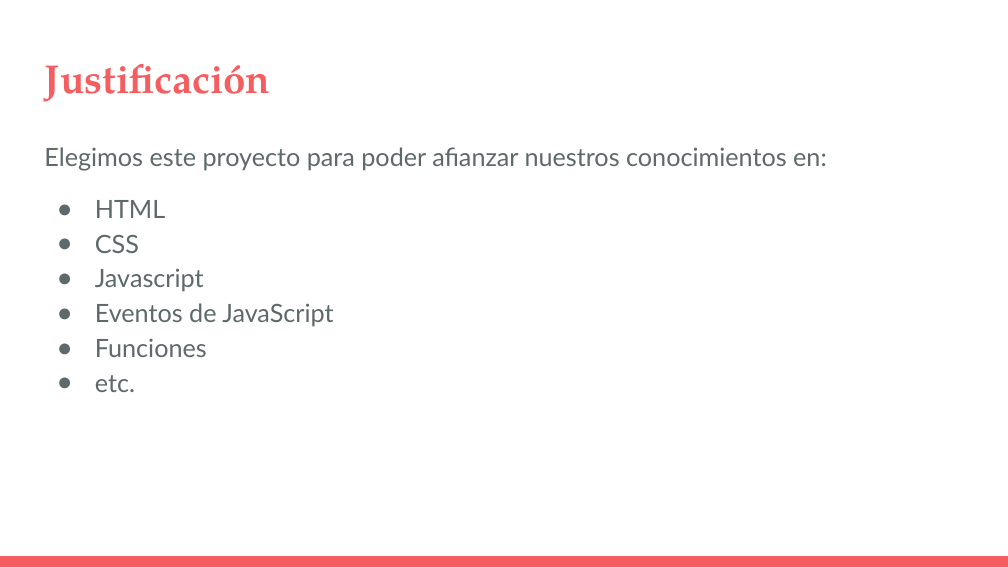
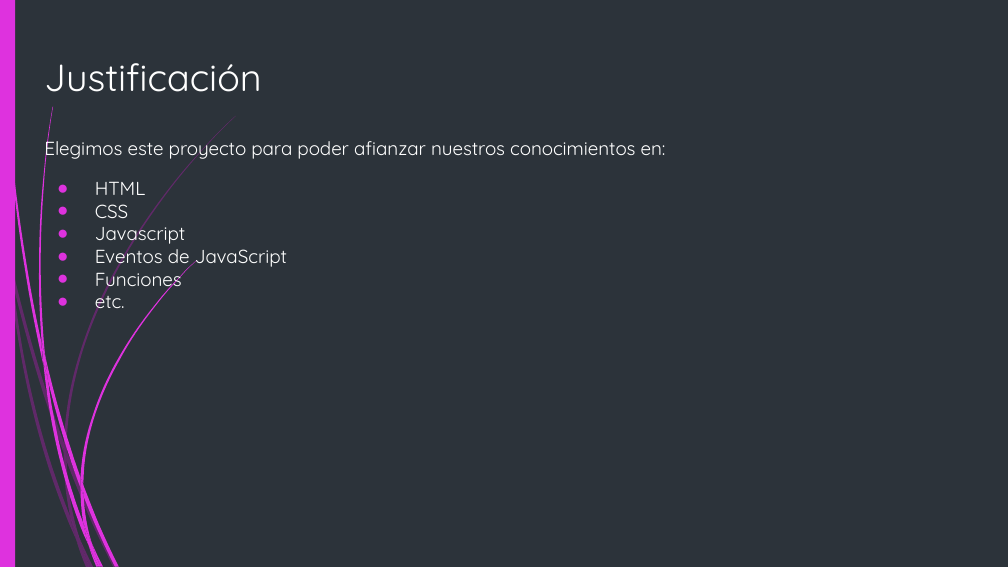
Before and after one commit to G4BOs/PyGDelicias, a slide deck: slide 3 of Presentacion/Presentación - Proyecto Final (1).pptx. Drawn at 1008x567 pixels with LibreOffice and Linux fonts; fonts in the diff are those of the drawing. Boxes give left, top, right and bottom in pixels: in the first picture for what was removed or moved away, otherwise in the second. Text is boxed around its words. In the diff, an @@ line names an element or a change of style, - is before the commit and + after.

```diff
--- a/Presentacion/Presentación - Proyecto Final (1).pptx
+++ b/Presentacion/Presentación - Proyecto Final (1).pptx
@@ background #FFFFFF to #2C333A @@
@@ rectangle added at (0,0,15,566), fill #DE32DE @@
@@ title "Justificación" at (44,63,261,92): size 28.8 to 27 pt, font TeX Gyre Pagella to Quicksand, text colour #F55E61 to #FFFFFF, bold off @@
@@ text "Elegimos este proyecto para poder ..." at (44,136,666,314): size 18 to 13.5 pt, font Lato to Quicksand, text colour #5E696C to #FFFFFF; line spacing 1.15 to 1; bullet colour #5E696C to #DE32DE @@
@@ group added at (0,116,236,567): 10 freeform shapes @@
@@ group added at (2,0,198,567): 12 freeform shapes @@
@@ rectangle removed at (0,556,1008,567) @@
```
Also in this commit, not shown: 7 other slides changed, 3 slides added, 1 slide removed, 2 other files.
